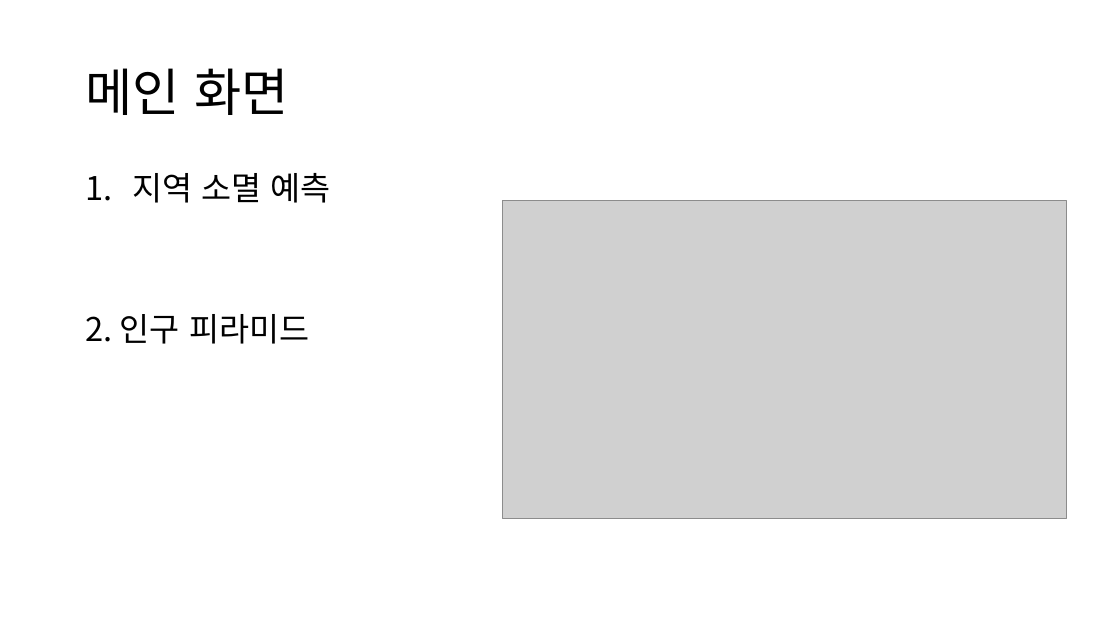
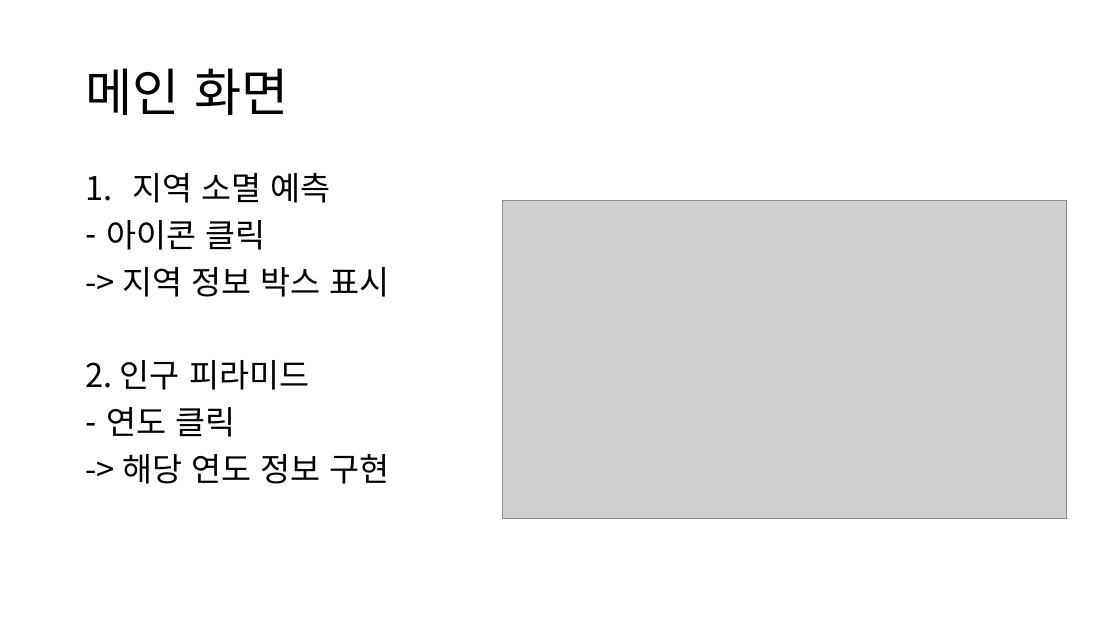
Before and after one commit to CHAESOOBYUNG/ml_project_analysis, a slide deck: slide 2 of 프로젝트 문서/화면설계서.pptx. Drawn at 1120x630 pixels with LibreOffice and Linux fonts; fonts in the diff are those of the drawing; grey boxes stand for pictures. Boxes give left, top, right and bottom in pixels: in the first picture for what was removed or moved away, otherwise in the second. Text is boxed around its words. In the diff, an @@ line names an element or a change of style, - is before the commit and + after.

```diff
--- a/프로젝트 문서/화면설계서.pptx
+++ b/프로젝트 문서/화면설계서.pptx
@@ text at (x1=106, y1=220, x2=390, y2=297): paragraphs added @@
+– 아이콘 클릭
+-> 지역 정보 박스 표시
@@ text at (x1=106, y1=407, x2=390, y2=484): paragraphs added @@
+– 연도 클릭
+-> 해당 연도 정보 구현
```
Also in this commit, not shown: 1 other slide changed, 8 other files.
